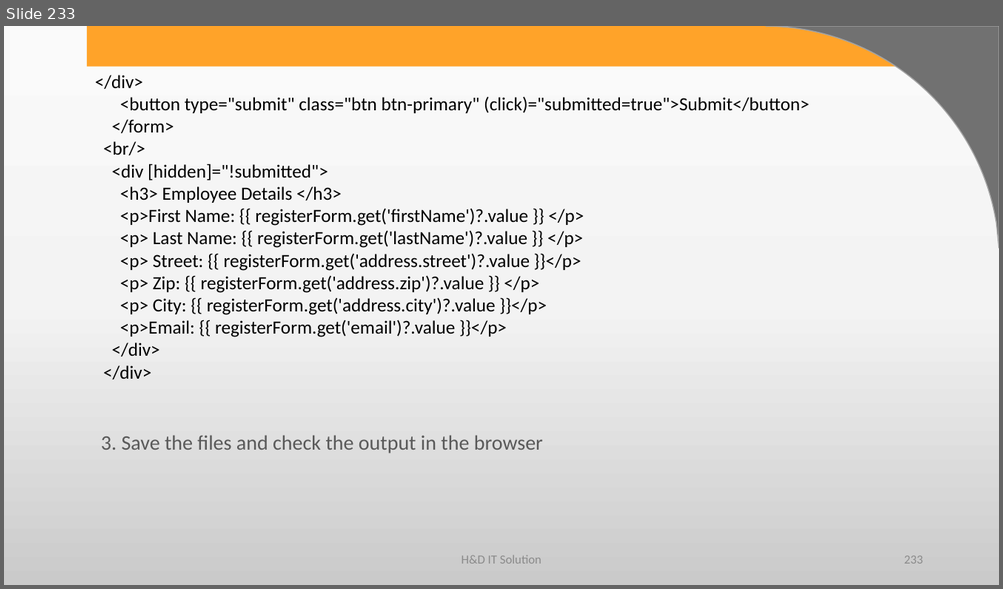
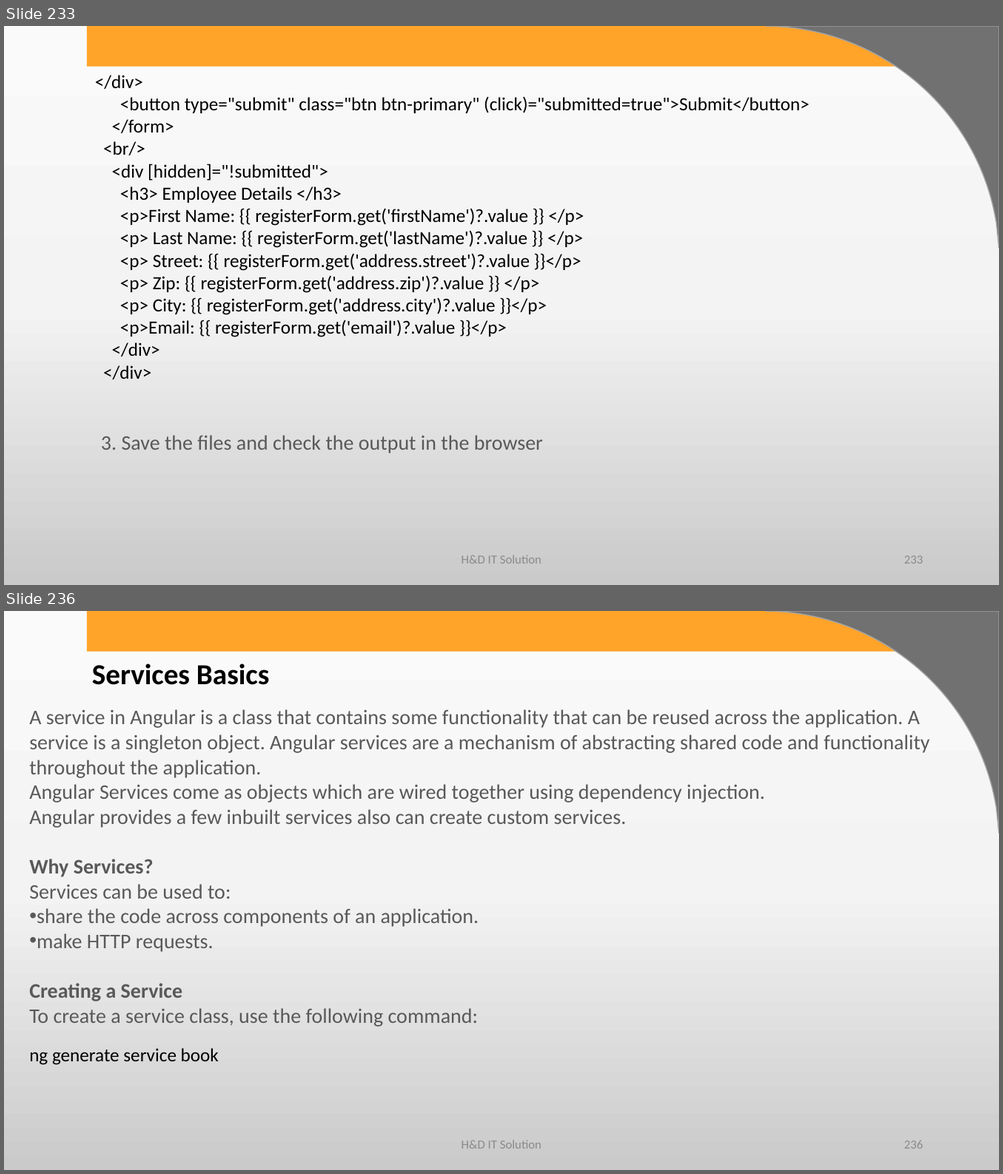
Before and after one commit to harshadasawant/forms, a slide deck: ppt/ANGULAR.pptx. Shown one above the other, each under a label of ours: slide 233 before the commit, slides 233 and 236 after it; the slides between them are not shown. The pictures are 1003x589 and 1003x1174 pixels, drawn with LibreOffice and Linux fonts; fonts in the diff are those of the drawing; background and template pictures are left out. Boxes give left, top, right and bottom in pixels: in the first picture for what was removed or moved away, otherwise in the second. Text is boxed around its words. In the diff, an @@ line names an element or a change of style, - is before the commit and + after.

Commit message:
added service

```diff
--- a/ppt/ANGULAR.pptx
+++ b/ppt/ANGULAR.pptx
@@ slide 236 added at (4, 611, 999, 1170), background gradient #FBFBFB to #F4F4F4 to #CBCBCB; not listed: 2 template elements that a slide beside it also shows @@
@@ text added at (92, 664, 269, 685), 28 pt, text #000000, bold @@
+Services Basics
@@ text added at (29, 709, 929, 1027), 20 pt, text #595959 @@
+A service in Angular is a class that contains some functionality that can be reused across the application. A service is a singleton object. Angular services are a mechanism of abstracting shared code and functionality throughout the application.
+Angular Services come as objects which are wired together using dependency injection.
+Angular provides a few inbuilt services also can create custom services.
+Why Services?
+Services can be used to:
+• share the code across components of an application.
+• make HTTP requests.
+Creating a Service
+To create a service class, use the following command:
@@ text added at (29, 1048, 219, 1065), 18 pt, text #000000 @@
+ng generate service book
@@ text added at (461, 1141, 541, 1149), 12 pt, text #8C8C8C @@
+H&D IT Solution
@@ page number added at (904, 1141, 922, 1149), 12 pt, text #8C8C8C @@
+236
```
Also in this commit, not shown: 25 other slides added, 12 other files.
